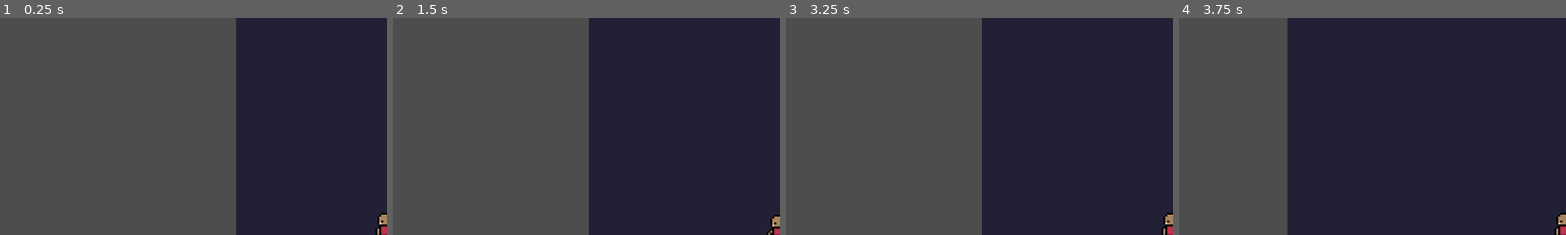
Above: before the commit, frames 1-4 (left to right).
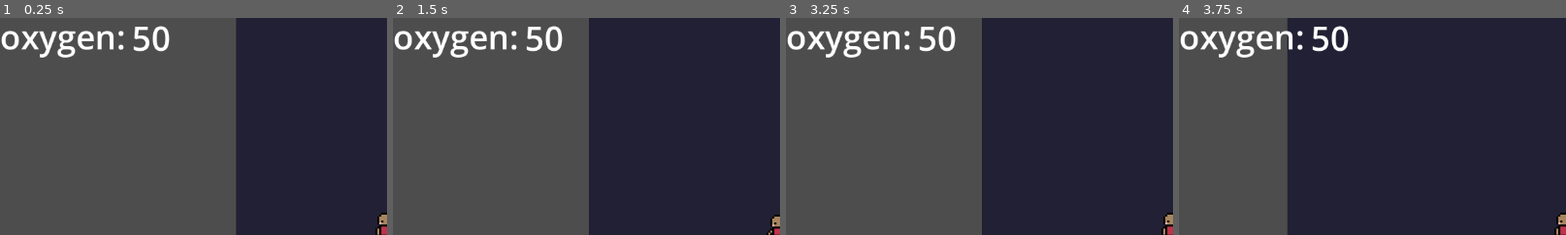
Above: after the commit, the same moments.

Repository: m6parker/tethered
Game: Godot game, scene res://src/levels/world_one.tscn
Same seed, same stepped clock (60 frames per second), same inputs: the game is played once before the commit and once after it.
Inputs:
- Up to frame 1 (0.25 s): no input
- Up to frame 2 (1.5 s): hold Right (right) from 0.53 s (still down); tap Space (jump) at 0.77 s
- Up to frame 3 (3.25 s): tap Space (jump) at 1.52, 3.02 s; release Right (right) at 2.03 s; hold Left (left) 2.03-2.78 s; hold Right (right) from 2.78 s (still down)
- Up to frame 4 (3.75 s): keep holding Right (right)
The pictures show only the part of the screen within x 0-50%, y 1-51%; the shares and areas given below are measured in that part.

The runs differ from the first frame. In frame 1, 2.2% of the frame differs, in the area x 0-44%, y 3-19%; in frame 2, 2.2%; in frame 3, 2.2%; in frame 4, 2.2%.

Commit message:
item pickup

Diff:
--- /dev/null
+++ b/globals.gd
@@ -0,0 +1,45 @@
+extends Node
+
+var oxygen: int = 50
+var health: int
+var current_level: String
+@onready var oxygen_amount: Label = $oxygen_amount
+signal item_pickup
+
+func _ready():
+	item_pickup.connect(_on_item_pickup)
+
+func update_oxygen_ui():
+	if oxygen_amount:
+		oxygen_amount.text = str(oxygen)
+
+func add_oxygen():
+	if oxygen < 100:
+		oxygen = oxygen + 1
+		update_oxygen_ui()
+
+func remove_oxygen():
+	oxygen = oxygen - 1
+	update_oxygen_ui()
+	if oxygen < 1:
+		reset_game()
+
+func add_health(amount: int):
+	health = health + amount
+
+func remove_health(amount: int):
+	health = health - amount
+
+func reset_game():
+	current_level = "world_one"
+	oxygen = 50
+	health = 100
+	update_oxygen_ui()
+	get_tree().reload_current_scene()
+
+func collect_item() -> void:
+	item_pickup.emit()
+
+# automattically called
+func _on_item_pickup():
+	add_oxygen()
--- a/project.godot
+++ b/project.godot
@@ -13,6 +13,10 @@
 config/name="tethered"
 run/main_scene="uid://burfrn7bqgt15"
 config/features=PackedStringArray("4.6", "Forward Plus")
+
+[autoload]
+
+Globals="*uid://i0g5fypd6s2e"
 
 [input]
 
@@ -45,6 +49,11 @@
 "events": [Object(InputEventKey,"resource_local_to_scene":false,"resource_name":"","device":-1,"window_id":0,"alt_press …(191 unchanged characters)…
 ]
 }
+menu={
+"deadzone": 0.2,
+"events": [Object(InputEventKey,"resource_local_to_scene":false,"resource_name":"","device":-1,"window_id":0,"alt_pressed":false,"shift_pressed":false,"ctrl_pressed":false,"meta_pressed":false,"pressed":false,"keycode":0,"physical_keycode":4194306,"key_label":0,"unicode":0,"location":0,"echo":false,"script":null)
+]
+}
 
 [physics]
 
--- a/src/entities/player.gd
+++ b/src/entities/player.gd
@@ -5,8 +5,10 @@
 @export var floaty_gravity_scale: float = 0.15
 @onready var animated_sprite: AnimatedSprite2D = $AnimatedSprite2D
 @onready var ceiling_detector: RayCast2D = $ceiling_detector
+@onready var collection_area: Area2D = $collection_area
 const SPEED = 200.0
 const JUMP_VELOCITY = 200.0
+
 
 func _physics_process(delta: float) -> void:
 	up_direction = Vector2.UP
@@ -57,3 +59,6 @@
 			velocity = Vector2(wall_normal.x * JUMP_VELOCITY, -JUMP_VELOCITY * 0.5)
 
 	move_and_slide()
+
+	if Input.is_action_just_pressed("menu"):
+		Globals.reset_game()
--- a/src/entities/player.tscn
+++ b/src/entities/player.tscn
@@ -3,6 +3,7 @@
 [ext_resource type="Texture2D" uid="uid://cjyl3wfo7pu1v" path="res://assets/sprites/idle.png" id="1_3glep"]
 [ext_resource type="Script" uid="uid://b85jvjq75m53x" path="res://src/entities/player.gd" id="1_o5qvw"]
 [ext_resource type="Texture2D" uid="uid://dwd4gxwql7w0p" path="res://assets/sprites/run.png" id="2_o5qvw"]
+[ext_resource type="PackedScene" uid="uid://b3ncs03taxxl7" path="res://src/ui/player_stats.tscn" id="4_lqcqj"]
 
 [sub_resource type="AtlasTexture" id="AtlasTexture_lqcqj"]
 atlas = ExtResource("1_3glep")
@@ -76,6 +77,9 @@
 [sub_resource type="RectangleShape2D" id="RectangleShape2D_3glep"]
 size = Vector2(11, 15)
 
+[sub_resource type="CircleShape2D" id="CircleShape2D_lqcqj"]
+radius = 13.0
+
 [node name="Player" type="CharacterBody2D" unique_id=1678218356]
 script = ExtResource("1_o5qvw")
 
@@ -90,3 +94,10 @@
 
 [node name="ceiling_detector" type="RayCast2D" parent="." unique_id=21245900]
 target_position = Vector2(0, -20)
+
+[node name="player_stats" parent="." unique_id=965129902 instance=ExtResource("4_lqcqj")]
+
+[node name="collection_area" type="Area2D" parent="." unique_id=38493254]
+
+[node name="CollisionShape2D" type="CollisionShape2D" parent="collection_area" unique_id=286265511]
+shape = SubResource("CircleShape2D_lqcqj")
--- /dev/null
+++ b/src/items/oxygen.gd
@@ -0,0 +1,12 @@
+extends Area2D
+
+func _ready() -> void:
+	area_entered.connect(_on_area_entered)
+
+func _on_area_entered(area: Area2D) -> void:
+	if area.name == "collection_area":
+		collect()
+
+func collect() -> void:
+	Globals.collect_item()
+	queue_free()
--- /dev/null
+++ b/src/items/oxygen.tscn
@@ -0,0 +1,19 @@
+[gd_scene format=3 uid="uid://5wxccyrdl8xv"]
+
+[ext_resource type="Script" uid="uid://upo5f63d5uh0" path="res://src/items/oxygen.gd" id="1_j3mkc"]
+[ext_resource type="Texture2D" uid="uid://cak5tjjc2bcfs" path="res://assets/items/oxygen.png" id="1_skgxn"]
+
+[sub_resource type="RectangleShape2D" id="RectangleShape2D_j3mkc"]
+size = Vector2(32, 32)
+
+[node name="oxygen" type="Area2D" unique_id=1862983925]
+script = ExtResource("1_j3mkc")
+
+[node name="CollisionShape2D" type="CollisionShape2D" parent="." unique_id=313912552]
+shape = SubResource("RectangleShape2D_j3mkc")
+
+[node name="Sprite2D" type="Sprite2D" parent="." unique_id=250352837]
+texture_filter = 1
+texture = ExtResource("1_skgxn")
+
+[connection signal="area_entered" from="." to="." method="_on_area_entered"]
--- a/src/levels/world_one.tscn
+++ b/src/levels/world_one.tscn
@@ -1,6 +1,7 @@
 [gd_scene format=4 uid="uid://burfrn7bqgt15"]
 
 [ext_resource type="Texture2D" uid="uid://bekw5aj7h2iic" path="res://assets/tilesets/side_scroll_tileset_one.png" id="1_4xf3m"]
+[ext_resource type="PackedScene" uid="uid://5wxccyrdl8xv" path="res://src/items/oxygen.tscn" id="2_1ycqk"]
 [ext_resource type="PackedScene" uid="uid://dcyjqy6yowgja" path="res://src/entities/player.tscn" id="2_4xf3m"]
 
 [sub_resource type="TileSetAtlasSource" id="TileSetAtlasSource_4xf3m"]
@@ -82,7 +83,6 @@
 sources/0 = SubResource("TileSetAtlasSource_4xf3m")
 
 [node name="world_one" type="Node2D" unique_id=1368521841]
-position = Vector2(0, 1)
 
 [node name="map" type="Node2D" parent="." unique_id=2130805985]
 texture_filter = 1
@@ -98,6 +98,9 @@
 [node name="items" type="TileMapLayer" parent="map" unique_id=170210139]
 tile_set = SubResource("TileSet_1ycqk")
 
+[node name="oxygen" parent="map/items" unique_id=49752568 instance=ExtResource("2_1ycqk")]
+position = Vector2(539, 560)
+
 [node name="Player" parent="." unique_id=1678218356 instance=ExtResource("2_4xf3m")]
 position = Vector2(75, 408)
 
--- /dev/null
+++ b/src/ui/player_stats.gd
@@ -0,0 +1,15 @@
+extends CanvasLayer
+
+@onready var oxygen_label: Label = $oxygen_amount
+
+func _ready() -> void:
+	# listen for signal from globals
+	Globals.item_pickup.connect(_on_global_item_pickup)
+	update_ui()
+
+func _on_global_item_pickup() -> void:
+	update_ui()
+
+func update_ui() -> void:
+	if oxygen_label:
+		oxygen_label.text = str(Globals.oxygen)
--- /dev/null
+++ b/src/ui/player_stats.tscn
@@ -0,0 +1,20 @@
+[gd_scene format=3 uid="uid://b3ncs03taxxl7"]
+
+[ext_resource type="Script" uid="uid://cg74ryso3q63a" path="res://src/ui/player_stats.gd" id="1_ogo65"]
+
+[node name="player_stats" type="CanvasLayer" unique_id=1883993902]
+script = ExtResource("1_ogo65")
+
+[node name="Label" type="Label" parent="." unique_id=1060748912]
+offset_right = 40.0
+offset_bottom = 23.0
+theme_override_font_sizes/font_size = 50
+text = "oxygen:"
+
+[node name="oxygen_amount" type="Label" parent="." unique_id=1399171199]
+offset_left = 196.0
+offset_top = 2.0
+offset_right = 282.0
+offset_bottom = 71.0
+theme_override_font_sizes/font_size = 50
+text = "100"
Binary file added: assets/items/oxygen.png
Not shown, added: assets/items/oxygen.png.import
Not shown, added: globals.gd.uid
Not shown, added: src/items/oxygen.gd.uid
Not shown, added: src/ui/player_stats.gd.uid
